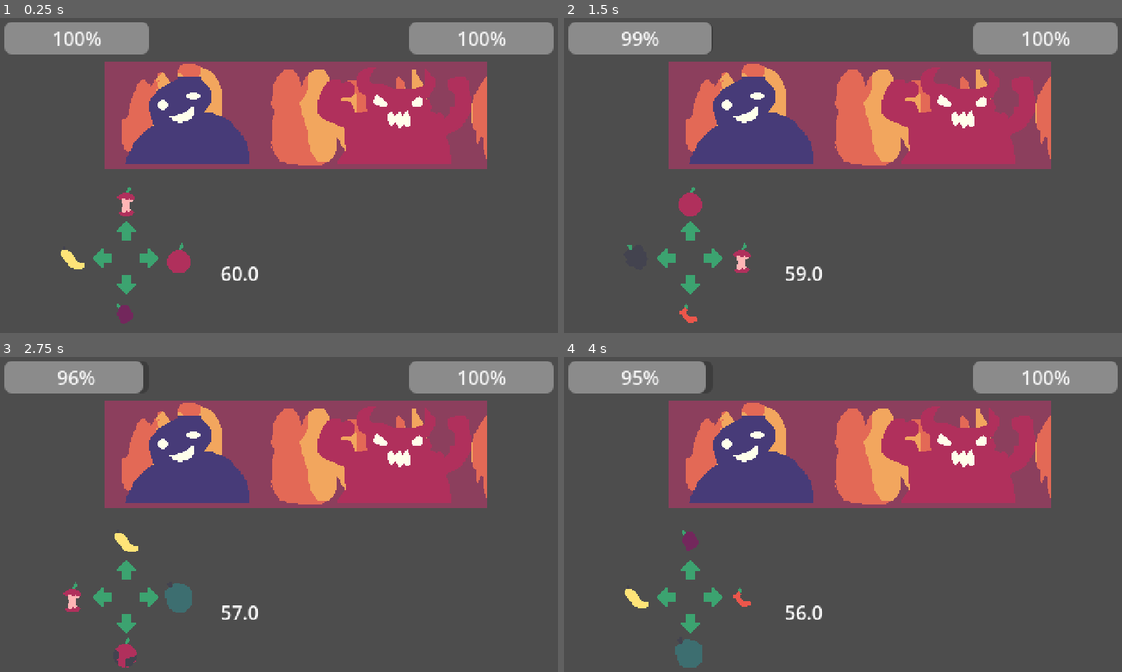
Above: before the commit, frames 1-4 (two rows, left to right).
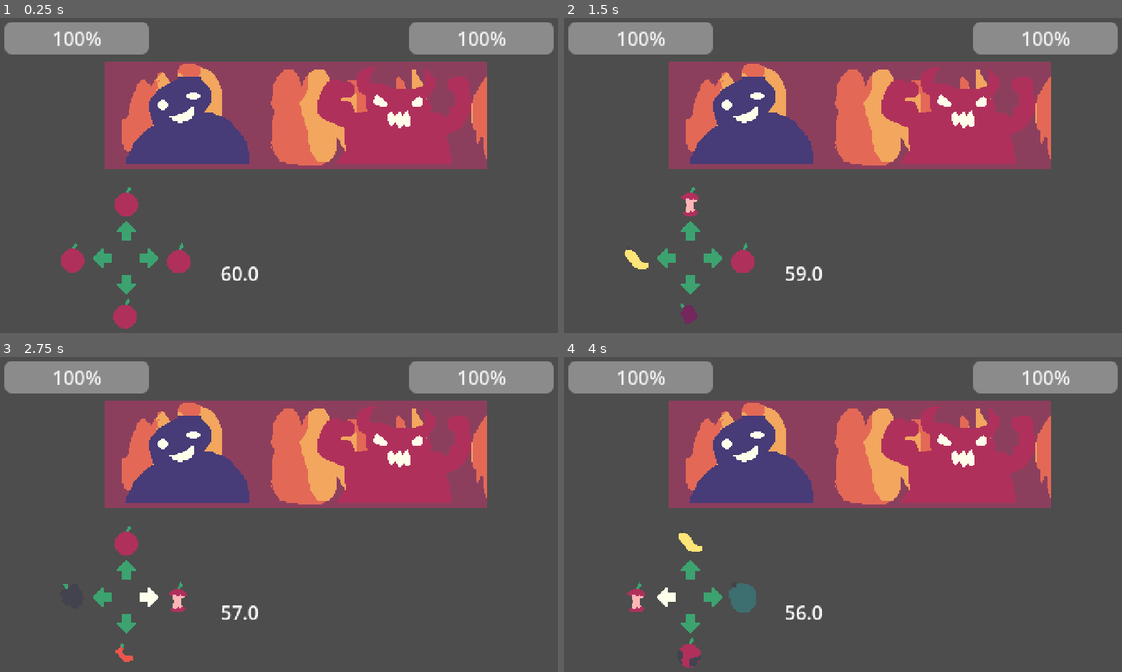
Above: after the commit, the same moments.

Repository: Explocamper2/peak_apples
Game: Godot game, scene res://main.tscn
The game is run twice, just before and just after one commit, with the same random seed, the same clock (stepped at 60 frames per second) and the same inputs.
Inputs:
- Up to frame 1 (0.25 s): no input
- Up to frame 2 (1.5 s): tap Enter at 0.5 s; hold Right (right_arrow) 0.53-1.28 s; hold Down (down_arrow) from 1.28 s (still down)
- Up to frame 3 (2.75 s): tap Space at 2 s; release Down (down_arrow) at 2.03 s; hold Right (right_arrow) from 2.03 s (still down)
- Up to frame 4 (4 s): release Right (right_arrow) at 2.78 s; hold Up (up_arrow) 2.78-3.53 s; tap Enter at 3.5 s; hold Left (left_arrow) from 3.53 s (still down)

The runs differ from the first frame. In frame 1, 0.7% of the frame differs, in the area x 10-25%, y 56-99%; in frame 2, 0.9%; in frame 3, 1.5%; in frame 4, 1.6%, in the area x 9-35%, y 1-99%.

Commit message:
still not working boss

Diff:
--- a/new-game-project/fruits.gd
+++ b/new-game-project/fruits.gd
@@ -9,7 +9,7 @@
 			"type": "damage",
 			"amount": 1,
 			"action": "",
-			"target": "boss",
+			"target": "opponent",
 		},
 	},
 	{
@@ -20,7 +20,7 @@
 			"type": "damage",
 			"amount": 1,
 			"action": "",
-			"target": "player",
+			"target": "self",
 		},
 	},
 	{
@@ -31,7 +31,7 @@
 			"type": "heal",
 			"amount": 1,
 			"action": "",
-			"target": "player",
+			"target": "self",
 		},
 	},
 	{
@@ -42,7 +42,7 @@
 			"type": "power up",
 			"amount": 2,
 			"action": "multi next hit",
-			"target": "player",
+			"target": "self",
 		},
 	},
 	{
@@ -53,7 +53,7 @@
 			"type": "power up",
 			"amount": 1,
 			"action": "reduce apple spawn",
-			"target": "player",
+			"target": "self",
 		},
 	},
 	{
@@ -64,7 +64,7 @@
 			"type": "damage",
 			"amount": 0.5,
 			"action": "",
-			"target": "player",
+			"target": "self",
 		},
 	},
 	{
@@ -76,7 +76,7 @@
 			"amount": 2,
 			"length": 5,
 			"action": "2x damage",
-			"target": "player",
+			"target": "self",
 		},
 	},
 	{
@@ -87,7 +87,7 @@
 			"type": "damage",
 			"amount": 3,
 			"action": "",
-			"target": "player",
+			"target": "self",
 		},
 	}
 ]
--- a/new-game-project/main.gd
+++ b/new-game-project/main.gd
@@ -32,7 +32,7 @@
 
 var playerHealth = 100
 var bossHealth = 100
-var choosing_fruit = false
+var choosing_fruit = true
 var chosen_fruit = null
 var current_stage = 1
 var combo_count = 0
@@ -170,33 +170,41 @@
 			if fruit["index"] == input:
 				return fruit["name"]
 
-func use_fruit(fruit_index):
-	print(fruit_index)
-	for fruit in FruitsDB.fruits:
-		if fruit["index"] == fruit_index:
-			# damage, power up
-			var effects = fruit["effects"]
-			var type = effects["type"]
-			var amount = effects["amount"]
-			var action = effects["action"]
-			var target = effects["target"]
-
-			if type == "damage":
-				apply_damage(target, amount)
-			elif type == "heal":
-				heal(target, amount)
-			elif type == "power up": # multi next hit, 2x damage (5 sec), reduce apple spawn
-				if action == "multi next hit":
-					print("2x damage for next hit")
-					# apply 2x damage for next hit
+func use_fruit(fruit_index: int, by_boss: bool=false) -> void:
+	# find the fruit dict
+	var fruit = null
+	for f in FruitsDB.fruits:
+		if f["index"] == fruit_index:
+			fruit = f
+	if fruit == null: return
+
+	var effect = fruit["effects"]
+	var intended = effect["target"]
+	var actual_target = ""
+	if intended == "self":
+		if by_boss:
+			actual_target = "boss"
+		else:
+			actual_target = "player"
+	else:
+		if by_boss:
+			actual_target = "player"
+		else:
+			actual_target = "boss"
+
+	# apply effect
+	match effect["type"]:
+		"damage": apply_damage(actual_target, effect["amount"])
+		"heal":   heal(actual_target, effect["amount"])
+		"power up":
+			match effect["action"]:
+				"multi next hit":
 					damage_multi_active = true
 					combo_count += 1
-				elif action == "2x damage":
-					print("2x damage for 5 seconds")
-					# have 2x damage for 5 sec
-					damage_multi_timer.wait_time = effects["length"]
-					damage_multi_timer.set_meta("multi_amount", amount)
-				elif action == "reduce apple spawn":
+				"2x damage":
+					damage_multi_timer.wait_time = effect["length"]
+					damage_multi_timer.set_meta("multi_amount", effect["amount"])
+				"reduce apple spawn":
 					apple_low_chance = true
 
 func evaluate_fruit(index: int) -> float:
@@ -270,7 +278,7 @@
 				else:
 					score += 10.0
 			else:
-					score -= 10.0
+				score -= 10.0
 		4:  # E4: (favours Durian)
 			if fruit.name == "Durian":
 				score += 25.0 * strategy
@@ -298,28 +306,11 @@
 		if score > best_score:
 			best_score = score
 			best_index = index
-	use_fruit(best_index)
+	use_fruit(best_index, true)
 	await  get_tree().create_timer(0.5).timeout
-	bossTurn = false
-	playerTurn = true
-	choosing_fruit = false
 
 func _process(_delta) -> void:
 	update_stage()
-	# fruits
-	if choosing_fruit == false and playerTurn == true:
-		use_fruit(chosen_fruit)
-		var fruits = choose_random_fruits()
-		print("fruits: ", fruits)
-		option_up.frame = fruits[0]
-		option_down.frame = fruits[1]
-		option_left.frame = fruits[2]
-		option_right.frame = fruits[3]
-		choosing_fruit = true
-		playerTurn = false
-		bossTurn = true
-
-
 
 	# timer
 	timer_text_box.text = str(round(round_timer.time_left))
@@ -370,4 +361,18 @@
 	elif bossTurn == true:
 		# boss behavior
 		bossTurn = false
+		playerTurn = true
 		handle_boss_turn()
+
+	if choosing_fruit == false and playerTurn == true:
+		if chosen_fruit:
+			use_fruit(chosen_fruit)
+		var fruits = choose_random_fruits()
+		print("fruits: ", fruits)
+		option_up.frame = fruits[0]
+		option_down.frame = fruits[1]
+		option_left.frame = fruits[2]
+		option_right.frame = fruits[3]
+		choosing_fruit = true
+		playerTurn = false
+		bossTurn = true
